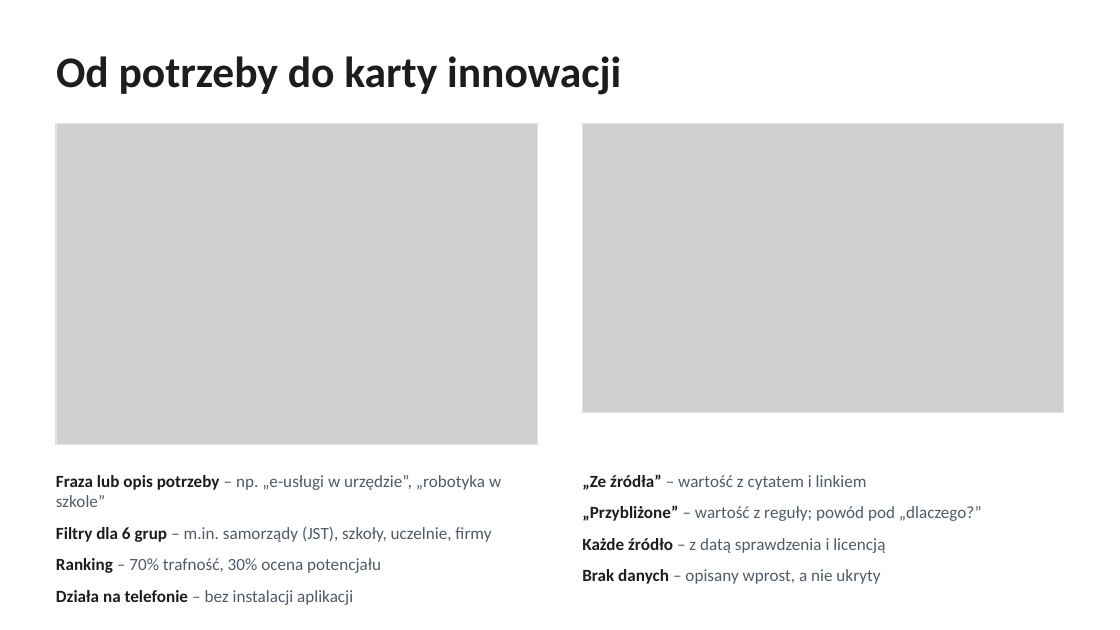
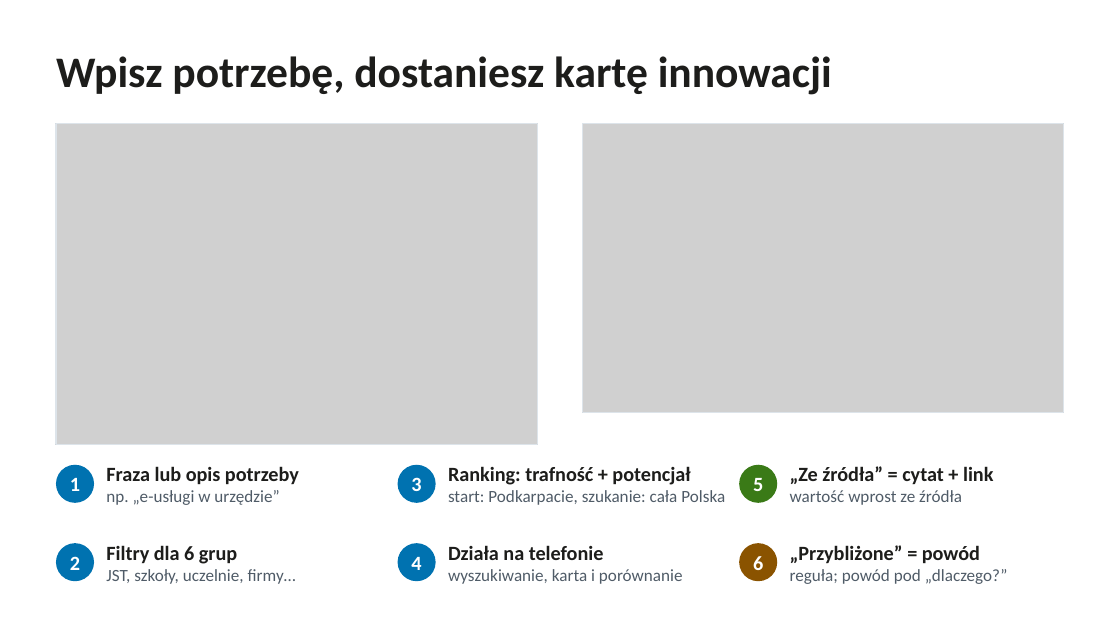
Before and after one commit to FilipLangiewicz/InnovationHub, a slide deck: slide 4 of docs/presentation/Radar_innowacji.pptx. Drawn at 1120x630 pixels with LibreOffice and Linux fonts; fonts in the diff are those of the drawing; grey boxes stand for pictures. Boxes give left, top, right and bottom in pixels: in the first picture for what was removed or moved away, otherwise in the second. Text is boxed around its words. In the diff, an @@ line names an element or a change of style, - is before the commit and + after.

```diff
--- a/docs/presentation/Radar_innowacji.pptx
+++ b/docs/presentation/Radar_innowacji.pptx
@@ title at box(56, 56, 832, 95): text changed @@
-Od potrzeby do karty innowacji
+Wpisz potrzebę, dostaniesz kartę innowacji
@@ text removed at box(56, 475, 501, 605) @@
-Fraza lub opis potrzeby – np. „e-usługi w urzędzie”, „robotyka w szkole”
-Filtry dla 6 grup – m.in. samorządy (JST), szkoły, uczelnie, firmy
-Ranking – 70% trafność, 30% ocena potencjału
-Działa na telefonie – bez instalacji aplikacji
@@ ellipse added at box(56, 465, 94, 503), fill #0072B0 @@
@@ text added at box(70, 478, 80, 491), 13 pt, text #FFFFFF, bold @@
+1
@@ text added at box(106, 466, 299, 505), 11 pt, text #4F5B67 @@
+Fraza lub opis potrzeby
+np. „e-usługi w urzędzie”
@@ ellipse added at box(398, 465, 436, 503), fill #0072B0 @@
@@ text added at box(411, 477, 421, 491), 13 pt, text #FFFFFF, bold @@
+3
@@ text added at box(448, 466, 725, 505), 11 pt, text #4F5B67 @@
+Ranking: trafność + potencjał
+start: Podkarpacie, szukanie: cała Polska
@@ text removed at box(582, 474, 982, 584) @@
-„Ze źródła” – wartość z cytatem i linkiem
-„Przybliżone” – wartość z reguły; powód pod „dlaczego?”
-Każde źródło – z datą sprawdzenia i licencją
-Brak danych – opisany wprost, a nie ukryty
@@ ellipse added at box(739, 465, 777, 503), fill #3A7A17 @@
@@ text added at box(753, 478, 763, 491), 13 pt, text #FFFFFF, bold @@
+5
@@ text added at box(790, 466, 993, 505), 13 pt, text #1D1D1B, bold @@
+„Ze źródła” = cytat + link
+wartość wprost ze źródła
@@ ellipse added at box(56, 543, 94, 581), fill #0072B0 @@
@@ text added at box(70, 556, 80, 570), 13 pt, text #FFFFFF, bold @@
+2
@@ text added at box(106, 545, 296, 584), 11 pt, text #4F5B67 @@
+Filtry dla 6 grup
+JST, szkoły, uczelnie, firmy…
@@ ellipse added at box(398, 543, 436, 581), fill #0072B0 @@
@@ text added at box(411, 557, 421, 570), 13 pt, text #FFFFFF, bold @@
+4
@@ text added at box(448, 545, 683, 584), 11 pt, text #4F5B67 @@
+Działa na telefonie
+wyszukiwanie, karta i porównanie
@@ ellipse added at box(739, 543, 777, 581), fill #8A5300 @@
@@ text added at box(753, 556, 763, 570), 13 pt, text #FFFFFF, bold @@
+6
@@ text added at box(790, 545, 1008, 584), 11 pt, text #4F5B67 @@
+„Przybliżone” = powód
+reguła; powód pod „dlaczego?”
```
Also in this commit, not shown: 7 other slides changed, 3 other files.
